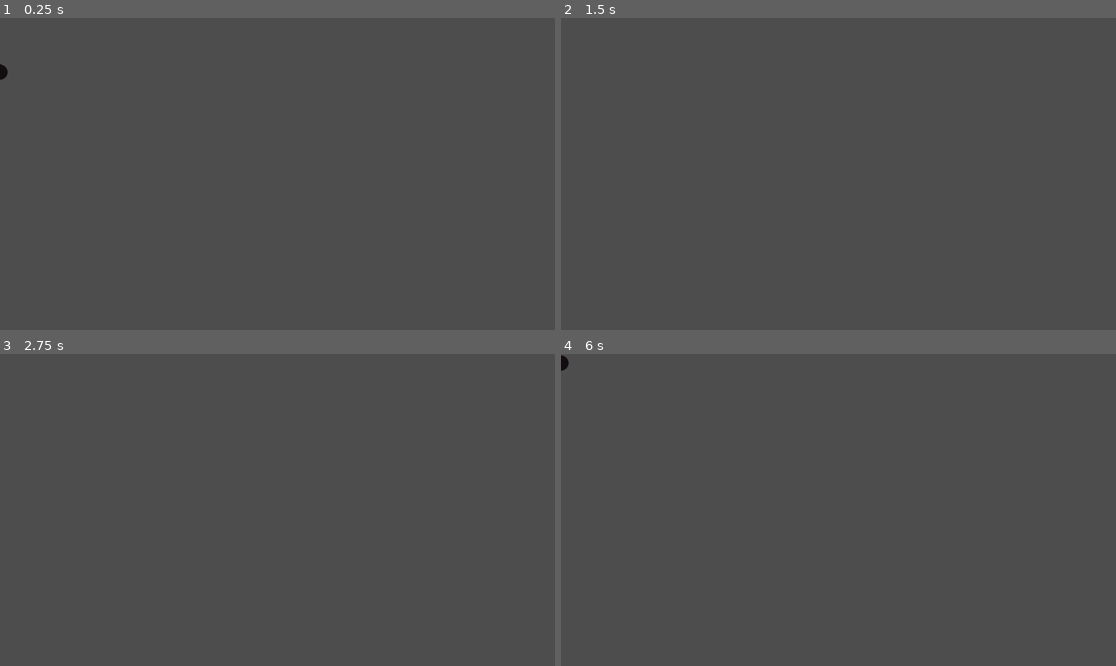
Above: before the commit, frames 1-4 (two rows, left to right).
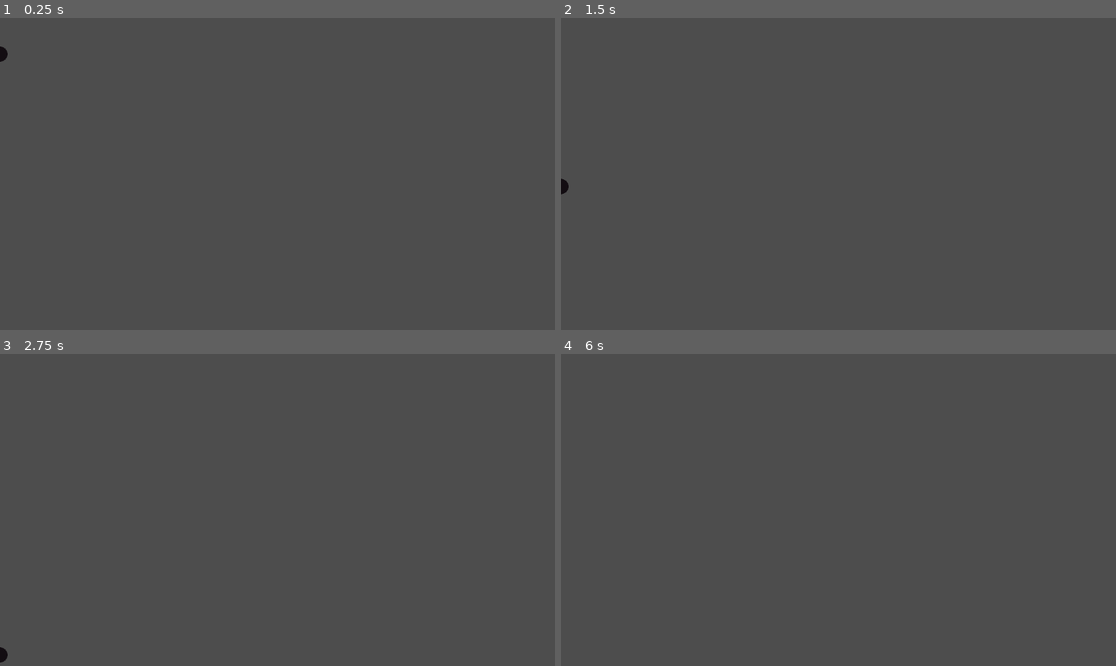
Above: after the commit, the same moments.

Repository: ConnorG512/Floppy-Birb
Game: Godot game, scene res://Scenes/Character/character.tscn
Same seed, same stepped clock (60 frames per second), same inputs: the game is played once before the commit and once after it. The project has no main scene, so this scene is started directly.
Inputs:
- Up to frame 1 (0.25 s): no input
- Up to frame 2 (1.5 s): hold Space (pull_up) 0.53-1.28 s
- Up to frame 3 (2.75 s): hold Space (pull_up) from 2.03 s (still down)
- Up to frame 4 (6 s): tap Enter at 3.5, 5 s; release Space (pull_up) at 3.53 s; tap Space (pull_up) at 4.25, 5.75 s; hold Space (pull_up) from 5.78 s (still down)

The runs differ from the first frame. In frame 1, 0.1% of the frame differs, in the area x 0-2%, y 9-20%; in frame 2, less than 0.1%; in frame 3, less than 0.1%; in frame 4, less than 0.1%.

Commit message:
Character now hops and falls in the air.

Diff:
--- a/Scenes/Character/character.tscn
+++ b/Scenes/Character/character.tscn
@@ -31,4 +31,4 @@
 wait_time = 0.3
 one_shot = true
 
-[connection signal="timeout" from="JumpTimer" to="." method="jump_timer_timeout"]
+[connection signal="timeout" from="JumpTimer" to="." method="jump_timer_end"]
--- a/Scripts/character.gd
+++ b/Scripts/character.gd
@@ -5,7 +5,7 @@
 
 @onready var JumpTimer = $JumpTimer
 
-@export var character_speed = 450
+@export var character_speed = 300
 
 var is_dead = false
 var can_jump = true
@@ -30,6 +30,11 @@
 		velocity.y = character_speed
 		move_and_slide()
 
-		if Input.is_action_pressed("pull_up"):
-			velocity.y = -character_speed * 2.5
+		if Input.is_action_just_pressed("pull_up") and can_jump == true:
+			velocity.y = -character_speed * 20
 			move_and_slide()
+			JumpTimer.start()
+
+func jump_timer_end():
+	can_jump = false
+	can_jump = true
